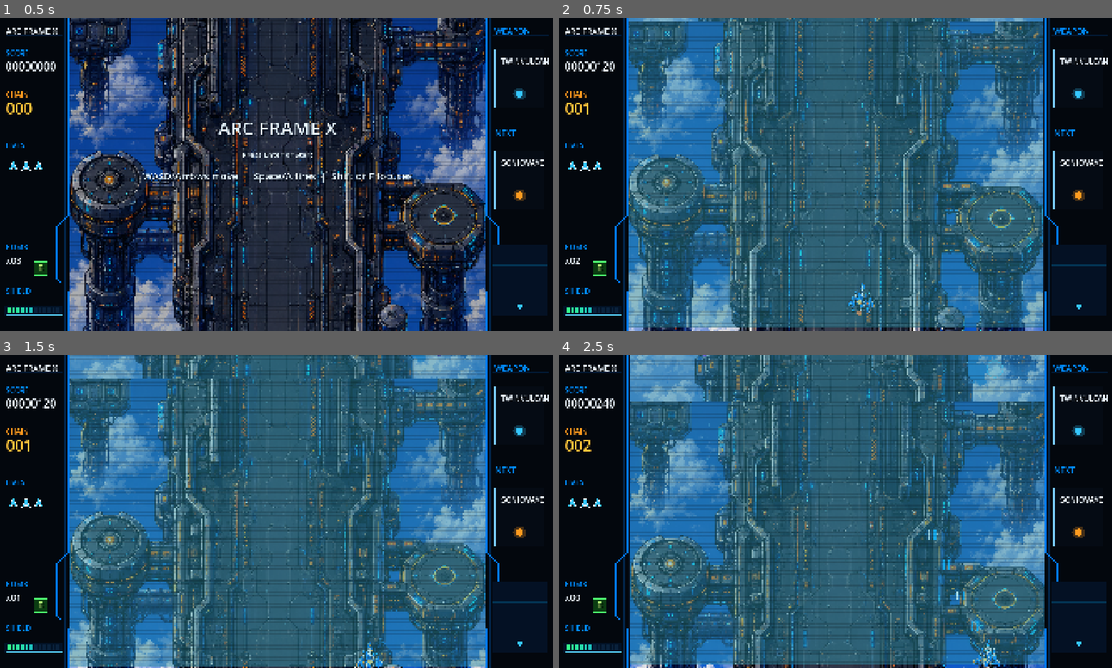
Above: before the commit, frames 1-4 (two rows, left to right).
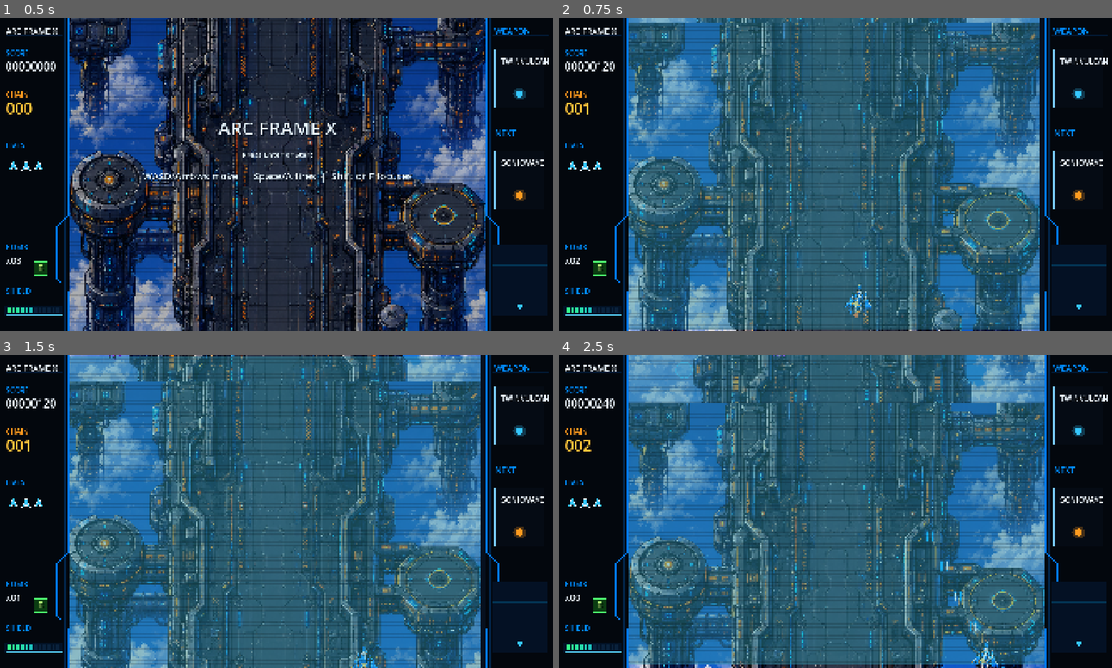
Above: after the commit, the same moments.

Repository: spacelabyelloiw/arcframex
Game: Godot game, scene res://scenes/core/main_game.tscn
The game is run twice, just before and just after one commit, with the same random seed, the same clock (stepped at 60 frames per second) and the same inputs.
Inputs (mouse positions are in pixels of both pictures, inside the frame that each line leads up to):
- Up to frame 1 (0.5 s): no input
- Up to frame 2 (0.75 s): tap Enter (start_game) at 0.5 s; move the mouse to (957, 158) at 0.52 s; hold D (move_right) from 0.53 s (still down); tap X (bomb) at 0.6 s; click (957, 158) at 0.67 s
- Up to frame 3 (1.5 s): move the mouse to (165, 527) at 1.27 s; release D (move_right) at 1.28 s; hold S (move_down) from 1.28 s (still down); tap X (bomb) at 1.35 s
- Up to frame 4 (2.5 s): move the mouse to (890, 442) at 2.02 s; release S (move_down) at 2.03 s; hold D (move_right) from 2.03 s (still down); hold Space (fire) from 2.03 s (still down); tap X (bomb) at 2.3 s

Frame 1 is identical in both runs. In frame 2, 31% of the frame differs, in the area x 12-88%, y 0-100%; in frame 3, 30%; in frame 4, 21%.

Commit message:
Extract audio and HUD systems

Diff:
--- a/scripts/core/main_game.gd
+++ b/scripts/core/main_game.gd
@@ -12,12 +12,9 @@
 const BOSS_TRIGGER_TIME := 45.0
 const BOSS_MAX_HEALTH := 220
 const BOSS_RADIUS := 62.0
-const AUDIO_POOL_SIZE := 10
 const CHARGE_TIME := 1.2
 const CHARGE_LASER_DURATION := 0.22
 const CHARGE_LASER_WIDTH := 52.0
-const LEFT_PANEL_WIDTH := 240.0
-const RIGHT_PANEL_WIDTH := 240.0
 
 var player_texture: Texture2D = preload("res://assets/art/player/spr_player_ship_base.png")
 var choir_drone_texture: Texture2D = preload("res://assets/art/enemies/spr_choir_drone.png")
@@ -56,8 +53,9 @@
 var enemy_bullets: Array[Dictionary] = []
 var charged_lasers: Array[Dictionary] = []
 var effects: Array[Dictionary] = []
-var audio_players: Array[AudioStreamPlayer] = []
 var rng := RandomNumberGenerator.new()
+var audio_manager: AudioManager
+var hud_renderer := HudRenderer.new()
 var hud_layer: CanvasLayer
 var title_label: Label
 var subtitle_label: Label
@@ -172,11 +170,8 @@
 
 
 func _setup_audio() -> void:
-	for i in range(AUDIO_POOL_SIZE):
-		var player := AudioStreamPlayer.new()
-		player.bus = "Master"
-		add_child(player)
-		audio_players.append(player)
+	audio_manager = AudioManager.new()
+	add_child(audio_manager)
 
 
 func _make_label(pos: Vector2, size: Vector2, font_size: int, align: HorizontalAlignment) -> Label:
@@ -591,110 +586,8 @@
 
 
 func _play_sfx(sfx_name: String) -> void:
-	var stream := _build_sfx_stream(sfx_name)
-	for player in audio_players:
-		if not player.playing:
-			player.stream = stream
-			player.play()
-			return
-
-	audio_players[0].stream = stream
-	audio_players[0].play()
-
-
-func _build_sfx_stream(sfx_name: String) -> AudioStreamWAV:
-	var frequency := 520.0
-	var duration := 0.08
-	var volume := 0.22
-	var waveform := "sine"
-	var end_frequency := frequency
-
-	match sfx_name:
-		"player_shot":
-			frequency = 980.0
-			end_frequency = 760.0
-			duration = 0.045
-			volume = 0.13
-			waveform = "pulse"
-		"charge_release":
-			frequency = 1400.0
-			end_frequency = 360.0
-			duration = 0.24
-			volume = 0.26
-			waveform = "saw"
-		"bomb":
-			frequency = 95.0
-			end_frequency = 45.0
-			duration = 0.5
-			volume = 0.34
-			waveform = "noise"
-		"enemy_destroy":
-			frequency = 260.0
-			end_frequency = 90.0
-			duration = 0.16
-			volume = 0.22
-			waveform = "noise"
-		"player_hit":
-			frequency = 190.0
-			end_frequency = 70.0
-			duration = 0.22
-			volume = 0.28
-			waveform = "saw"
-		"boss_warning":
-			frequency = 330.0
-			end_frequency = 330.0
-			duration = 0.55
-			volume = 0.2
-			waveform = "alarm"
-		"pickup":
-			frequency = 660.0
-			end_frequency = 1320.0
-			duration = 0.28
-			volume = 0.24
-			waveform = "sine"
-
-	return _make_wav(frequency, end_frequency, duration, volume, waveform)
-
-
-func _make_wav(frequency: float, end_frequency: float, duration: float, volume: float, waveform: String) -> AudioStreamWAV:
-	var mix_rate := 22050
-	var sample_count := int(duration * float(mix_rate))
-	var bytes := PackedByteArray()
-	bytes.resize(sample_count * 2)
-
-	for i in range(sample_count):
-		var t := float(i) / float(mix_rate)
-		var progress := float(i) / float(maxi(sample_count - 1, 1))
-		var current_frequency := lerpf(frequency, end_frequency, progress)
-		var envelope := sin(progress * PI)
-		var sample := _sample_wave(waveform, current_frequency, t, progress) * envelope * volume
-		var int_sample := int(clampf(sample, -1.0, 1.0) * 32767.0)
-		if int_sample < 0:
-			int_sample = 65536 + int_sample
-		bytes[i * 2] = int_sample & 0xff
-		bytes[i * 2 + 1] = (int_sample >> 8) & 0xff
-
-	var stream := AudioStreamWAV.new()
-	stream.format = AudioStreamWAV.FORMAT_16_BITS
-	stream.mix_rate = mix_rate
-	stream.stereo = false
-	stream.data = bytes
-	return stream
-
-
-func _sample_wave(waveform: String, frequency: float, t: float, progress: float) -> float:
-	match waveform:
-		"pulse":
-			return 1.0 if sin(TAU * frequency * t) >= 0.0 else -1.0
-		"saw":
-			return 2.0 * fmod(frequency * t, 1.0) - 1.0
-		"noise":
-			return rng.randf_range(-1.0, 1.0) * (1.0 - progress * 0.35)
-		"alarm":
-			var gate := 1.0 if int(progress * 12.0) % 2 == 0 else 0.35
-			return sin(TAU * frequency * t) * gate
-		_:
-			return sin(TAU * frequency * t)
+	if audio_manager != null:
+		audio_manager.play_sfx(sfx_name)
 
 
 func _ensure_input_map() -> void:
@@ -745,128 +638,15 @@
 
 
 func _draw_side_panels() -> void:
-	var left_panel := Rect2(Vector2.ZERO, Vector2(LEFT_PANEL_WIDTH, 1080))
-	var right_panel := Rect2(Vector2(PLAYFIELD.end.x, 0), Vector2(RIGHT_PANEL_WIDTH, 1080))
-	draw_rect(left_panel, Color("#03070d"))
-	draw_rect(right_panel, Color("#03070d"))
-	_draw_panel_trim(left_panel, true)
-	_draw_panel_trim(right_panel, false)
-	_draw_left_arcade_hud()
-	_draw_right_arcade_hud()
-
-
-func _draw_panel_trim(panel: Rect2, left_side: bool) -> void:
-	var accent := Color("#007bff")
-	var dim := Color(0.0, 0.45, 0.9, 0.28)
-	var inner_x := panel.end.x - 12.0 if left_side else panel.position.x + 12.0
-	draw_line(Vector2(inner_x, 0), Vector2(inner_x, 1080), dim, 2.0)
-	for i in range(6):
-		var y := 60.0 + float(i) * 165.0
-		var x0 := panel.position.x + 24.0
-		var x1 := panel.end.x - 24.0
-		draw_line(Vector2(x0, y), Vector2(x1, y), Color(0.0, 0.35, 0.75, 0.22), 1.0)
-	if left_side:
-		var points := PackedVector2Array([
-			Vector2(panel.end.x - 2, 0),
-			Vector2(panel.end.x - 2, 680),
-			Vector2(panel.end.x - 42, 720),
-			Vector2(panel.end.x - 42, 900),
-			Vector2(panel.end.x - 2, 942),
-			Vector2(panel.end.x - 2, 1080)
-		])
-		draw_polyline(points, accent, 3.0)
-	else:
-		var points := PackedVector2Array([
-			Vector2(panel.position.x + 2, 0),
-			Vector2(panel.position.x + 2, 680),
-			Vector2(panel.position.x + 42, 720),
-			Vector2(panel.position.x + 42, 900),
-			Vector2(panel.position.x + 2, 942),
-			Vector2(panel.position.x + 2, 1080)
-		])
-		draw_polyline(points, accent, 3.0)
-
-
-func _draw_left_arcade_hud() -> void:
-	_draw_hud_text(Vector2(24, 58), "ARC FRAME X", 28, Color("#eef7ff"))
-	_draw_hud_text(Vector2(24, 134), "SCORE", 25, Color("#008cff"))
-	_draw_hud_text(Vector2(24, 184), "%08d" % score, 38, Color("#eef7ff"))
-	_draw_hud_text(Vector2(24, 276), "CHAIN", 25, Color("#ff9b1f"))
-	_draw_hud_text(Vector2(24, 334), "%03d" % combo, 54, Color("#ffc43b"))
-	_draw_hud_text(Vector2(24, 450), "LIVES", 25, Color("#008cff"))
-	for i in range(maxi(lives, 0)):
-		_draw_mini_ship(Vector2(48 + i * 44, 510))
-	_draw_hud_text(Vector2(24, 802), "BOMB", 25, Color("#008cff"))
-	_draw_hud_text(Vector2(24, 850), "x%02d" % bombs, 32, Color("#eef7ff"))
-	_draw_bomb_icon(Vector2(122, 842))
-	_draw_hud_text(Vector2(24, 954), "SHIELD", 25, Color("#008cff"))
-	_draw_meter(Rect2(Vector2(24, 995), Vector2(192, 28)), float(shields) / 2.0, Color("#35ff8a"), Color("#007bff"))
-
-
-func _draw_right_arcade_hud() -> void:
-	_draw_hud_text(Vector2(1712, 58), "WEAPON", 28, Color("#008cff"))
-	_draw_card(Rect2(Vector2(1710, 108), Vector2(170, 202)), "TWIN\nVULCAN", Color("#35c7ff"))
-	_draw_hud_text(Vector2(1712, 410), "NEXT", 28, Color("#008cff"))
-	_draw_card(Rect2(Vector2(1710, 458), Vector2(170, 202)), "SONIC\nWAVE", Color("#ff9b1f"))
-	_draw_minimap(Rect2(Vector2(1702, 782), Vector2(188, 248)))
-
-
-func _draw_hud_text(pos: Vector2, text: String, size: int, color: Color) -> void:
-	var font := ThemeDB.fallback_font
-	draw_string(font, pos, text, HORIZONTAL_ALIGNMENT_LEFT, -1, size, Color(0, 0, 0, 0.75))
-	draw_string(font, pos + Vector2(-2, -2), text, HORIZONTAL_ALIGNMENT_LEFT, -1, size, color)
-
-
-func _draw_meter(rect: Rect2, value: float, start_color: Color, end_color: Color) -> void:
-	draw_rect(rect.grow(4.0), Color("#021226"))
-	draw_rect(rect.grow(2.0), Color("#5ad7ff"), false, 2.0)
-	var segments := 12
-	for i in range(segments):
-		var t := float(i) / float(segments - 1)
-		var filled := t <= clampf(value, 0.0, 1.0)
-		var x := rect.position.x + 4.0 + float(i) * ((rect.size.x - 8.0) / float(segments))
-		var seg := Rect2(Vector2(x, rect.position.y + 4.0), Vector2(11.0, rect.size.y - 8.0))
-		draw_rect(seg, start_color.lerp(end_color, t) if filled else Color("#09213b"))
-
-
-func _draw_card(rect: Rect2, text: String, color: Color) -> void:
-	draw_rect(rect, Color("#050b14"))
-	draw_rect(rect, Color("#7ccfff"), false, 2.0)
-	_draw_hud_text(rect.position + Vector2(25, 54), text, 25, Color("#eef7ff"))
-	draw_circle(rect.position + Vector2(rect.size.x * 0.5, rect.size.y - 48), 22.0, Color(color.r, color.g, color.b, 0.25))
-	draw_circle(rect.position + Vector2(rect.size.x * 0.5, rect.size.y - 48), 12.0, color)
-
-
-func _draw_minimap(rect: Rect2) -> void:
-	draw_rect(rect, Color("#041124"))
-	draw_rect(rect, Color("#00a5ff"), false, 2.0)
-	for i in range(1, 5):
-		var x := rect.position.x + rect.size.x * float(i) / 5.0
-		draw_line(Vector2(x, rect.position.y), Vector2(x, rect.end.y), Color(0.0, 0.7, 1.0, 0.22), 1.0)
-	for i in range(1, 7):
-		var y := rect.position.y + rect.size.y * float(i) / 7.0
-		draw_line(Vector2(rect.position.x, y), Vector2(rect.end.x, y), Color(0.0, 0.7, 1.0, 0.22), 1.0)
-	var player_y := rect.end.y - 34.0
-	draw_circle(Vector2(rect.position.x + rect.size.x * 0.5, player_y), 8.0, Color("#35c7ff"))
-	if boss_started:
-		draw_circle(Vector2(rect.position.x + rect.size.x * 0.5, rect.position.y + 28.0), 6.0, Color("#ff5d78"))
-
-
-func _draw_mini_ship(pos: Vector2) -> void:
-	var points := PackedVector2Array([
-		pos + Vector2(0, -18),
-		pos + Vector2(14, 15),
-		pos + Vector2(0, 8),
-		pos + Vector2(-14, 15)
-	])
-	draw_colored_polygon(points, Color("#35c7ff"))
-	draw_polyline(PackedVector2Array([points[0], points[1], points[2], points[3], points[0]]), Color("#eef7ff"), 2.0)
-
-
-func _draw_bomb_icon(pos: Vector2) -> void:
-	draw_rect(Rect2(pos, Vector2(46, 46)), Color("#0b3d12"))
-	draw_rect(Rect2(pos, Vector2(46, 46)), Color("#4eff6f"), false, 3.0)
-	_draw_hud_text(pos + Vector2(14, 33), "B", 28, Color("#baff7a"))
+	hud_renderer.draw(self, {
+		"playfield": PLAYFIELD,
+		"score": score,
+		"combo": combo,
+		"lives": lives,
+		"bombs": bombs,
+		"shields": shields,
+		"boss_started": boss_started
+	})
 
 
 func _draw_playfield() -> void:
--- /dev/null
+++ b/scripts/managers/audio_manager.gd
@@ -0,0 +1,123 @@
+extends Node
+class_name AudioManager
+
+const AUDIO_POOL_SIZE := 10
+
+var audio_players: Array[AudioStreamPlayer] = []
+var rng := RandomNumberGenerator.new()
+
+
+func _ready() -> void:
+	rng.randomize()
+	for i in range(AUDIO_POOL_SIZE):
+		var player := AudioStreamPlayer.new()
+		player.bus = "Master"
+		add_child(player)
+		audio_players.append(player)
+
+
+func play_sfx(sfx_name: String) -> void:
+	var stream := _build_sfx_stream(sfx_name)
+	for player in audio_players:
+		if not player.playing:
+			player.stream = stream
+			player.play()
+			return
+
+	audio_players[0].stream = stream
+	audio_players[0].play()
+
+
+func _build_sfx_stream(sfx_name: String) -> AudioStreamWAV:
+	var frequency := 520.0
+	var duration := 0.08
+	var volume := 0.22
+	var waveform := "sine"
+	var end_frequency := frequency
+
+	match sfx_name:
+		"player_shot":
+			frequency = 980.0
+			end_frequency = 760.0
+			duration = 0.045
+			volume = 0.13
+			waveform = "pulse"
+		"charge_release":
+			frequency = 1400.0
+			end_frequency = 360.0
+			duration = 0.24
+			volume = 0.26
+			waveform = "saw"
+		"bomb":
+			frequency = 95.0
+			end_frequency = 45.0
+			duration = 0.5
+			volume = 0.34
+			waveform = "noise"
+		"enemy_destroy":
+			frequency = 260.0
+			end_frequency = 90.0
+			duration = 0.16
+			volume = 0.22
+			waveform = "noise"
+		"player_hit":
+			frequency = 190.0
+			end_frequency = 70.0
+			duration = 0.22
+			volume = 0.28
+			waveform = "saw"
+		"boss_warning":
+			frequency = 330.0
+			end_frequency = 330.0
+			duration = 0.55
+			volume = 0.2
+			waveform = "alarm"
+		"pickup":
+			frequency = 660.0
+			end_frequency = 1320.0
+			duration = 0.28
+			volume = 0.24
+			waveform = "sine"
+
+	return _make_wav(frequency, end_frequency, duration, volume, waveform)
+
+
+func _make_wav(frequency: float, end_frequency: float, duration: float, volume: float, waveform: String) -> AudioStreamWAV:
+	var mix_rate := 22050
+	var sample_count := int(duration * float(mix_rate))
+	var bytes := PackedByteArray()
+	bytes.resize(sample_count * 2)
+
+	for i in range(sample_count):
+		var t := float(i) / float(mix_rate)
+		var progress := float(i) / float(maxi(sample_count - 1, 1))
+		var current_frequency := lerpf(frequency, end_frequency, progress)
+		var envelope := sin(progress * PI)
+		var sample := _sample_wave(waveform, current_frequency, t, progress) * envelope * volume
+		var int_sample := int(clampf(sample, -1.0, 1.0) * 32767.0)
+		if int_sample < 0:
+			int_sample = 65536 + int_sample
+		bytes[i * 2] = int_sample & 0xff
+		bytes[i * 2 + 1] = (int_sample >> 8) & 0xff
+
+	var stream := AudioStreamWAV.new()
+	stream.format = AudioStreamWAV.FORMAT_16_BITS
+	stream.mix_rate = mix_rate
+	stream.stereo = false
+	stream.data = bytes
+	return stream
+
+
+func _sample_wave(waveform: String, frequency: float, t: float, progress: float) -> float:
+	match waveform:
+		"pulse":
+			return 1.0 if sin(TAU * frequency * t) >= 0.0 else -1.0
+		"saw":
+			return 2.0 * fmod(frequency * t, 1.0) - 1.0
+		"noise":
+			return rng.randf_range(-1.0, 1.0) * (1.0 - progress * 0.35)
+		"alarm":
+			var gate := 1.0 if int(progress * 12.0) % 2 == 0 else 0.35
+			return sin(TAU * frequency * t) * gate
+		_:
+			return sin(TAU * frequency * t)
--- /dev/null
+++ b/scripts/ui/hud_renderer.gd
@@ -0,0 +1,138 @@
+extends RefCounted
+class_name HudRenderer
+
+const LEFT_PANEL_WIDTH := 240.0
+const RIGHT_PANEL_WIDTH := 240.0
+
+
+func draw(canvas: CanvasItem, state: Dictionary) -> void:
+	var playfield: Rect2 = state["playfield"]
+	var score: int = state["score"]
+	var combo: int = state["combo"]
+	var lives: int = state["lives"]
+	var bombs: int = state["bombs"]
+	var shields: int = state["shields"]
+	var boss_started: bool = state["boss_started"]
+
+	var left_panel := Rect2(Vector2.ZERO, Vector2(LEFT_PANEL_WIDTH, 1080))
+	var right_panel := Rect2(Vector2(playfield.end.x, 0), Vector2(RIGHT_PANEL_WIDTH, 1080))
+	canvas.draw_rect(left_panel, Color("#03070d"))
+	canvas.draw_rect(right_panel, Color("#03070d"))
+	_draw_panel_trim(canvas, left_panel, true)
+	_draw_panel_trim(canvas, right_panel, false)
+	_draw_left_arcade_hud(canvas, score, combo, lives, bombs, shields)
+	_draw_right_arcade_hud(canvas, boss_started)
+
+
+func _draw_panel_trim(canvas: CanvasItem, panel: Rect2, left_side: bool) -> void:
+	var accent := Color("#007bff")
+	var dim := Color(0.0, 0.45, 0.9, 0.28)
+	var inner_x := panel.end.x - 12.0 if left_side else panel.position.x + 12.0
+	canvas.draw_line(Vector2(inner_x, 0), Vector2(inner_x, 1080), dim, 2.0)
+	for i in range(6):
+		var y := 60.0 + float(i) * 165.0
+		var x0 := panel.position.x + 24.0
+		var x1 := panel.end.x - 24.0
+		canvas.draw_line(Vector2(x0, y), Vector2(x1, y), Color(0.0, 0.35, 0.75, 0.22), 1.0)
+	if left_side:
+		var points := PackedVector2Array([
+			Vector2(panel.end.x - 2, 0),
+			Vector2(panel.end.x - 2, 680),
+			Vector2(panel.end.x - 42, 720),
+			Vector2(panel.end.x - 42, 900),
+			Vector2(panel.end.x - 2, 942),
+			Vector2(panel.end.x - 2, 1080)
+		])
+		canvas.draw_polyline(points, accent, 3.0)
+	else:
+		var points := PackedVector2Array([
+			Vector2(panel.position.x + 2, 0),
+			Vector2(panel.position.x + 2, 680),
+			Vector2(panel.position.x + 42, 720),
+			Vector2(panel.position.x + 42, 900),
+			Vector2(panel.position.x + 2, 942),
+			Vector2(panel.position.x + 2, 1080)
+		])
+		canvas.draw_polyline(points, accent, 3.0)
+
+
+func _draw_left_arcade_hud(canvas: CanvasItem, score: int, combo: int, lives: int, bombs: int, shields: int) -> void:
+	_draw_hud_text(canvas, Vector2(24, 58), "ARC FRAME X", 28, Color("#eef7ff"))
+	_draw_hud_text(canvas, Vector2(24, 134), "SCORE", 25, Color("#008cff"))
+	_draw_hud_text(canvas, Vector2(24, 184), "%08d" % score, 38, Color("#eef7ff"))
+	_draw_hud_text(canvas, Vector2(24, 276), "CHAIN", 25, Color("#ff9b1f"))
+	_draw_hud_text(canvas, Vector2(24, 334), "%03d" % combo, 54, Color("#ffc43b"))
+	_draw_hud_text(canvas, Vector2(24, 450), "LIVES", 25, Color("#008cff"))
+	for i in range(maxi(lives, 0)):
+		_draw_mini_ship(canvas, Vector2(48 + i * 44, 510))
+	_draw_hud_text(canvas, Vector2(24, 802), "BOMB", 25, Color("#008cff"))
+	_draw_hud_text(canvas, Vector2(24, 850), "x%02d" % bombs, 32, Color("#eef7ff"))
+	_draw_bomb_icon(canvas, Vector2(122, 842))
+	_draw_hud_text(canvas, Vector2(24, 954), "SHIELD", 25, Color("#008cff"))
+	_draw_meter(canvas, Rect2(Vector2(24, 995), Vector2(192, 28)), float(shields) / 2.0, Color("#35ff8a"), Color("#007bff"))
+
+
+func _draw_right_arcade_hud(canvas: CanvasItem, boss_started: bool) -> void:
+	_draw_hud_text(canvas, Vector2(1712, 58), "WEAPON", 28, Color("#008cff"))
+	_draw_card(canvas, Rect2(Vector2(1710, 108), Vector2(170, 202)), "TWIN\nVULCAN", Color("#35c7ff"))
+	_draw_hud_text(canvas, Vector2(1712, 410), "NEXT", 28, Color("#008cff"))
+	_draw_card(canvas, Rect2(Vector2(1710, 458), Vector2(170, 202)), "SONIC\nWAVE", Color("#ff9b1f"))
+	_draw_minimap(canvas, Rect2(Vector2(1702, 782), Vector2(188, 248)), boss_started)
+
+
+func _draw_hud_text(canvas: CanvasItem, pos: Vector2, text: String, size: int, color: Color) -> void:
+	var font := ThemeDB.fallback_font
+	canvas.draw_string(font, pos, text, HORIZONTAL_ALIGNMENT_LEFT, -1, size, Color(0, 0, 0, 0.75))
+	canvas.draw_string(font, pos + Vector2(-2, -2), text, HORIZONTAL_ALIGNMENT_LEFT, -1, size, color)
+
+
+func _draw_meter(canvas: CanvasItem, rect: Rect2, value: float, start_color: Color, end_color: Color) -> void:
+	canvas.draw_rect(rect.grow(4.0), Color("#021226"))
+	canvas.draw_rect(rect.grow(2.0), Color("#5ad7ff"), false, 2.0)
+	var segments := 12
+	for i in range(segments):
+		var t := float(i) / float(segments - 1)
+		var filled := t <= clampf(value, 0.0, 1.0)
+		var x := rect.position.x + 4.0 + float(i) * ((rect.size.x - 8.0) / float(segments))
+		var seg := Rect2(Vector2(x, rect.position.y + 4.0), Vector2(11.0, rect.size.y - 8.0))
+		canvas.draw_rect(seg, start_color.lerp(end_color, t) if filled else Color("#09213b"))
+
+
+func _draw_card(canvas: CanvasItem, rect: Rect2, text: String, color: Color) -> void:
+	canvas.draw_rect(rect, Color("#050b14"))
+	canvas.draw_rect(rect, Color("#7ccfff"), false, 2.0)
+	_draw_hud_text(canvas, rect.position + Vector2(25, 54), text, 25, Color("#eef7ff"))
+	canvas.draw_circle(rect.position + Vector2(rect.size.x * 0.5, rect.size.y - 48), 22.0, Color(color.r, color.g, color.b, 0.25))
+	canvas.draw_circle(rect.position + Vector2(rect.size.x * 0.5, rect.size.y - 48), 12.0, color)
+
+
+func _draw_minimap(canvas: CanvasItem, rect: Rect2, boss_started: bool) -> void:
+	canvas.draw_rect(rect, Color("#041124"))
+	canvas.draw_rect(rect, Color("#00a5ff"), false, 2.0)
+	for i in range(1, 5):
+		var x := rect.position.x + rect.size.x * float(i) / 5.0
+		canvas.draw_line(Vector2(x, rect.position.y), Vector2(x, rect.end.y), Color(0.0, 0.7, 1.0, 0.22), 1.0)
+	for i in range(1, 7):
+		var y := rect.position.y + rect.size.y * float(i) / 7.0
+		canvas.draw_line(Vector2(rect.position.x, y), Vector2(rect.end.x, y), Color(0.0, 0.7, 1.0, 0.22), 1.0)
+	var player_y := rect.end.y - 34.0
+	canvas.draw_circle(Vector2(rect.position.x + rect.size.x * 0.5, player_y), 8.0, Color("#35c7ff"))
+	if boss_started:
+		canvas.draw_circle(Vector2(rect.position.x + rect.size.x * 0.5, rect.position.y + 28.0), 6.0, Color("#ff5d78"))
+
+
+func _draw_mini_ship(canvas: CanvasItem, pos: Vector2) -> void:
+	var points := PackedVector2Array([
+		pos + Vector2(0, -18),
+		pos + Vector2(14, 15),
+		pos + Vector2(0, 8),
+		pos + Vector2(-14, 15)
+	])
+	canvas.draw_colored_polygon(points, Color("#35c7ff"))
+	canvas.draw_polyline(PackedVector2Array([points[0], points[1], points[2], points[3], points[0]]), Color("#eef7ff"), 2.0)
+
+
+func _draw_bomb_icon(canvas: CanvasItem, pos: Vector2) -> void:
+	canvas.draw_rect(Rect2(pos, Vector2(46, 46)), Color("#0b3d12"))
+	canvas.draw_rect(Rect2(pos, Vector2(46, 46)), Color("#4eff6f"), false, 3.0)
+	_draw_hud_text(canvas, pos + Vector2(14, 33), "B", 28, Color("#baff7a"))
Not shown, changed: docs/FUTURE_BOT_HANDOFF.md
